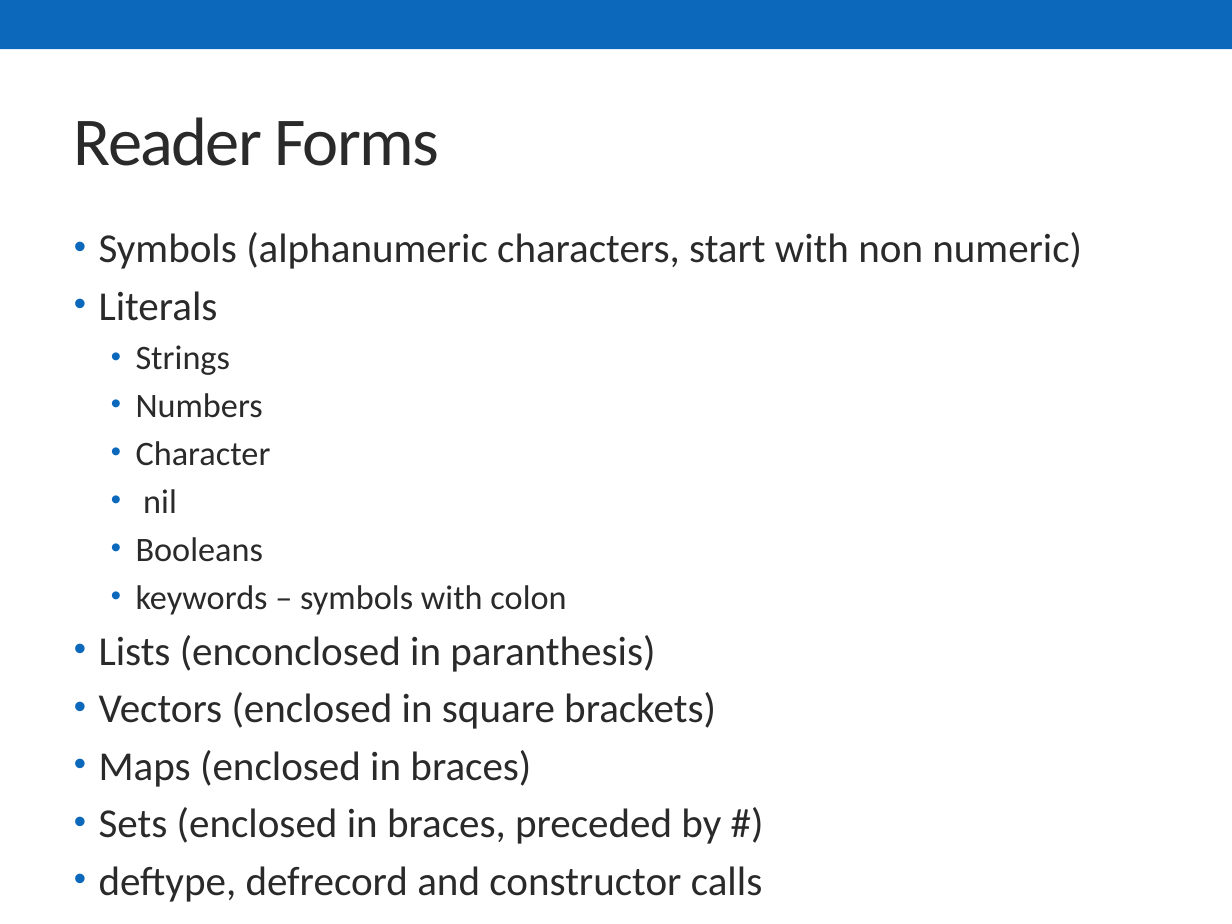
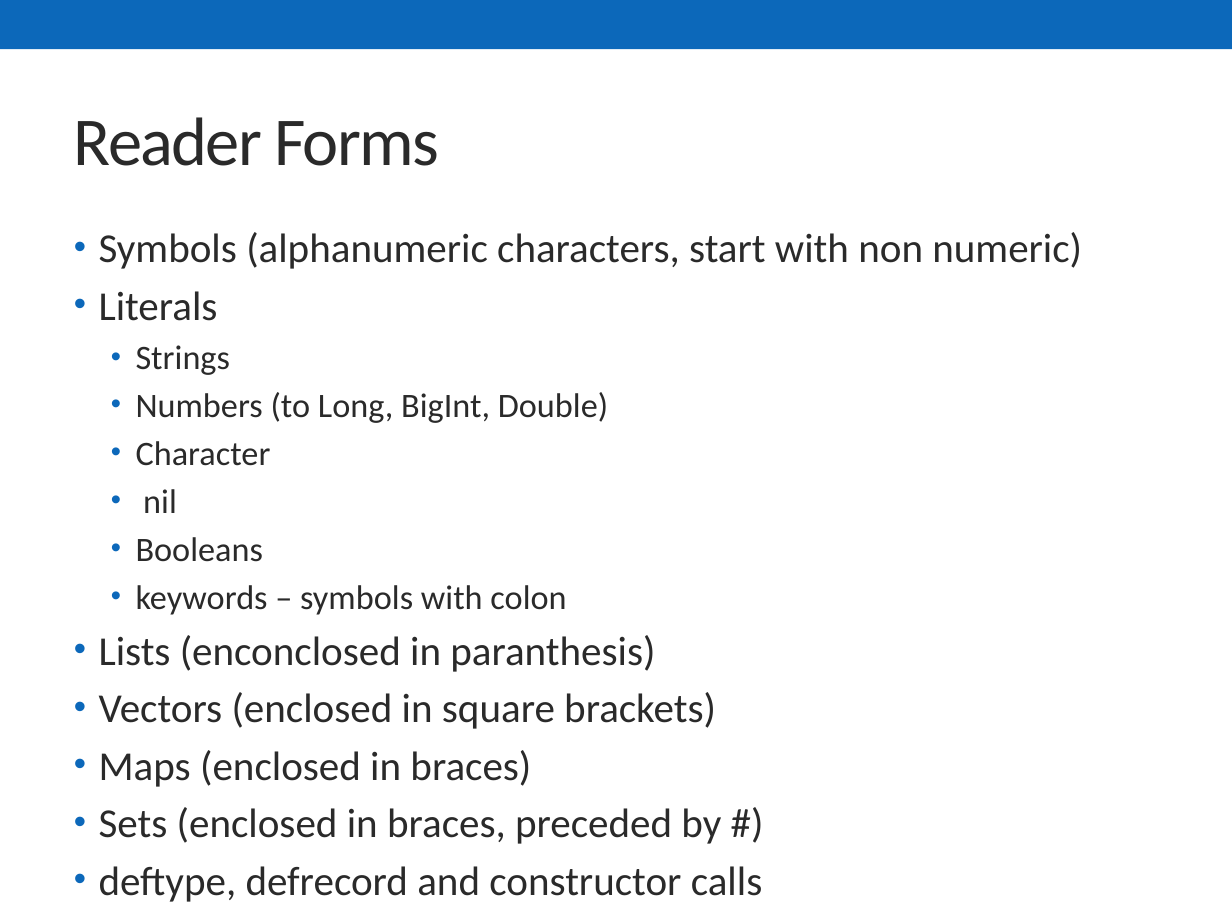
Before and after one commit to skonair/presentations, a slide deck: slide 25 of jugbi-fp-20141119/20141119_FP.pptx. Drawn at 1232x924 pixels with LibreOffice and Linux fonts; fonts in the diff are those of the drawing. Boxes give left, top, right and bottom in pixels: in the first picture for what was removed or moved away, otherwise in the second. Text is boxed around its words. In the diff, an @@ line names an element or a change of style, - is before the commit and + after.

```diff
--- a/jugbi-fp-20141119/20141119_FP.pptx
+++ b/jugbi-fp-20141119/20141119_FP.pptx
@@ text at (136,392,608,423): text changed @@
-  • Numbers
+  • Numbers (to Long, BigInt, Double)
```
Also in this commit, not shown: 6 other slides changed, 1 slide added.
